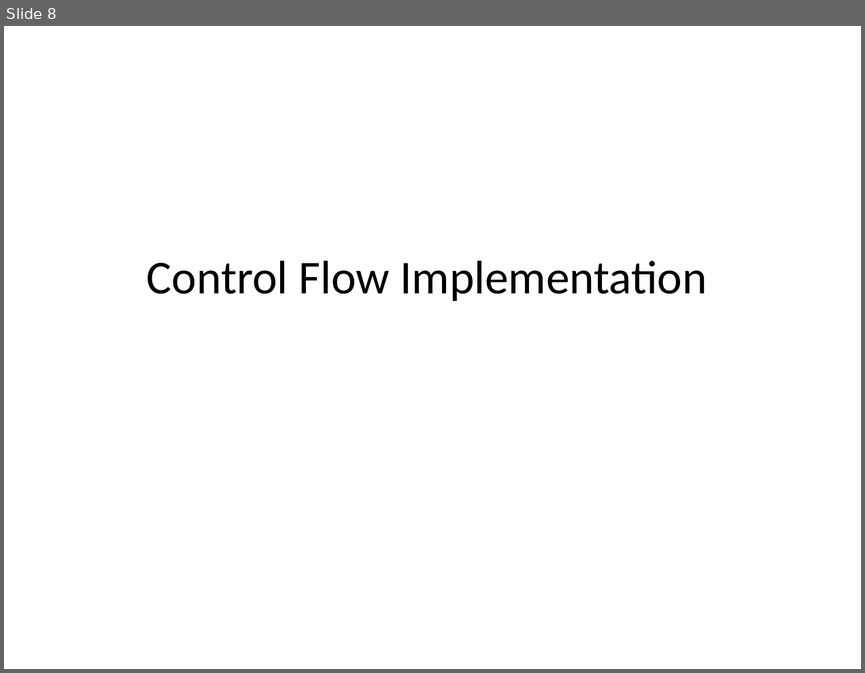
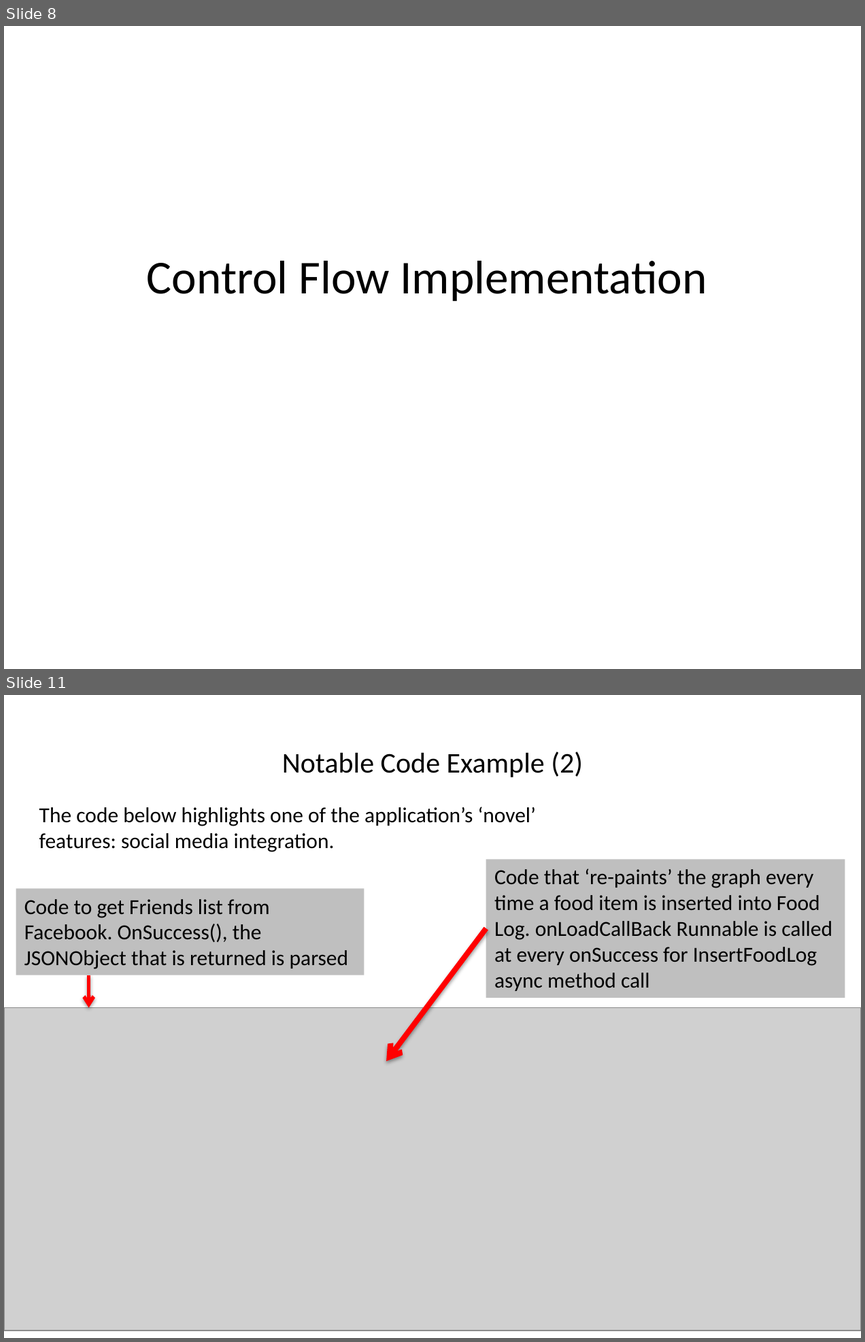
Before and after one commit to AtulanZaman/HealthyEatingApp, a slide deck: Documents/Assign#3/Presentation.pptx. Shown one above the other, each under a label of ours: slide 8 before the commit, slides 8 and 11 after it; the slides between them are not shown. The pictures are 865x673 and 865x1342 pixels, drawn with LibreOffice and Linux fonts; fonts in the diff are those of the drawing; grey boxes stand for pictures. Boxes give left, top, right and bottom in pixels: in the first picture for what was removed or moved away, otherwise in the second. Text is boxed around its words. In the diff, an @@ line names an element or a change of style, - is before the commit and + after.

Commit message:
presentation

```diff
--- a/Documents/Assign#3/Presentation.pptx
+++ b/Documents/Assign#3/Presentation.pptx
@@ slide 11 added at box(4, 695, 861, 1338), background #FFFFFF @@
@@ title added at box(282, 751, 583, 777), 24 pt, text #000000 @@
+Notable Code Example (2)
@@ text added at box(39, 807, 536, 852), 18 pt, text #000000 @@
+The code below highlights one of the application’s ‘novel’ features: social media integration.
@@ rectangle added at box(485, 860, 844, 998), fill #BFBFBF, 18 pt, text #000000 @@
+Code that ‘re-paints’ the graph every time a food item is inserted into Food Log. onLoadCallBack Runnable is called at every onSuccess for InsertFoodLog async method call
@@ rectangle added at box(16, 889, 364, 975), fill #BFBFBF, 18 pt, text #000000 @@
+Code to get Friends list from Facebook. OnSuccess(), the JSONObject that is returned is parsed
@@ arrow added from (485, 928) to (386, 1061), #FF0000 4.5 pt @@
@@ arrow added from (89, 975) to (89, 1008), #FF0000 3 pt @@
@@ picture added at box(4, 1008, 861, 1331) @@
```
Also in this commit, not shown: 4 other slides added, 5 other files.
